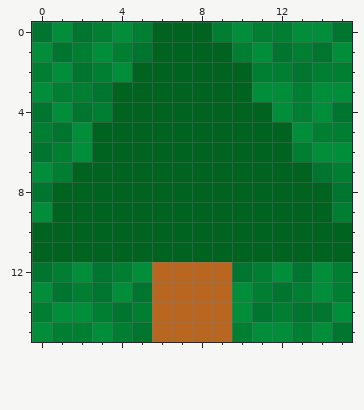
Edited in one commit: pixel-art sprite (resrc/Tree.png). Above: the version before the commit.
The file is 16x16 pixels. Colours within 5 levels of each other are drawn and written as one.
Now the later version:
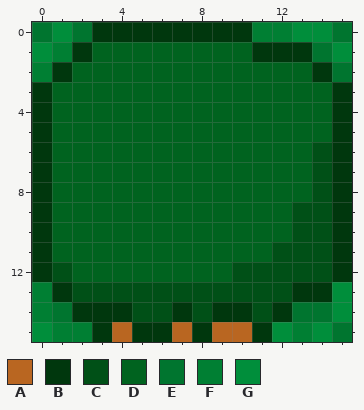
Palette (. is transparent): A #b96621  B #00370d  C #005017  D #00631f  E #00752f  F #007f33  G #008e3b
From the commit log: Make trees fluffier.
The edit:
y 0: x 3..10 FGFDDDFG -> BBBBBBBB
y 1: x 1..5 EFGFE -> FBDDD; x 10..13 FGEF -> DBBB
y 2: x 1..4 GEFG -> BDDD; x 11..15 FFEFF -> DDDBE
y 3: x 0..3 GFFE -> BDDD; x 11..15 GGFGG -> DDDDB
y 4: x 0..3 EGEF -> BDDD; x 12..15 GFGE -> DDDB
y 5: x 0..2 FEG -> BDD; x 13..15 GFF -> DDB
y 6: x 0..2 EFG -> BDD; x 13..15 FGG -> DCB
y 7: x 0..1 GF -> BD; x 14..15 EF -> CB
y 8: x 0 E -> B; x 14..15 DE -> CB
y 9: x 0 G -> B; x 13..15 DDF -> CCB
y 10: x 0 D -> B; x 13..15 DDD -> CCB
y 11: x 0 D -> B; x 12..15 DDDD -> CCCB
y 12: x 0..15 EFGEFGAAAAEFGEGF -> BCDDDDDDDDCCCCCB
y 13: x 0..15 GEFEGEAAAAGFEFGF -> FBCCCCCCCCCCCBBG
y 14: x 1..12 GGFEFAAAAGEF -> EBBBCCBCBBCB
y 15: x 3..6 GFEA -> BABB; x 8 A -> B; x 10..11 FG -> AB
Pixel boxes of the changes (left, top, right, bottom) in both pictures:
changed: (32, 22, 352, 342)
